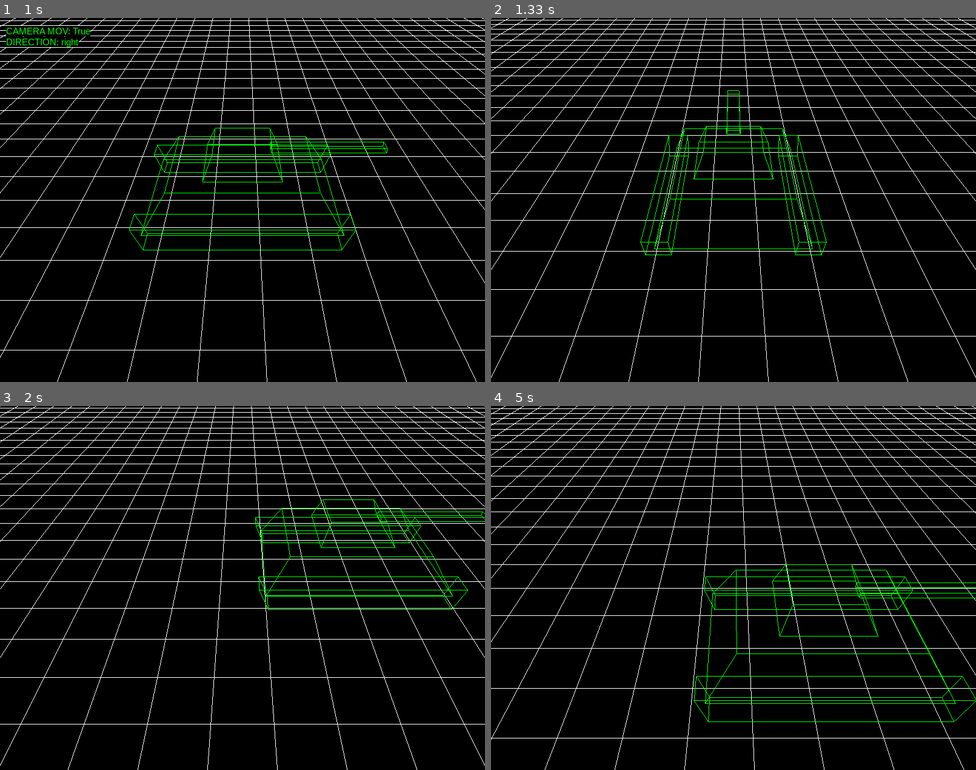
Above: before the commit, frames 1-4 (two rows, left to right).
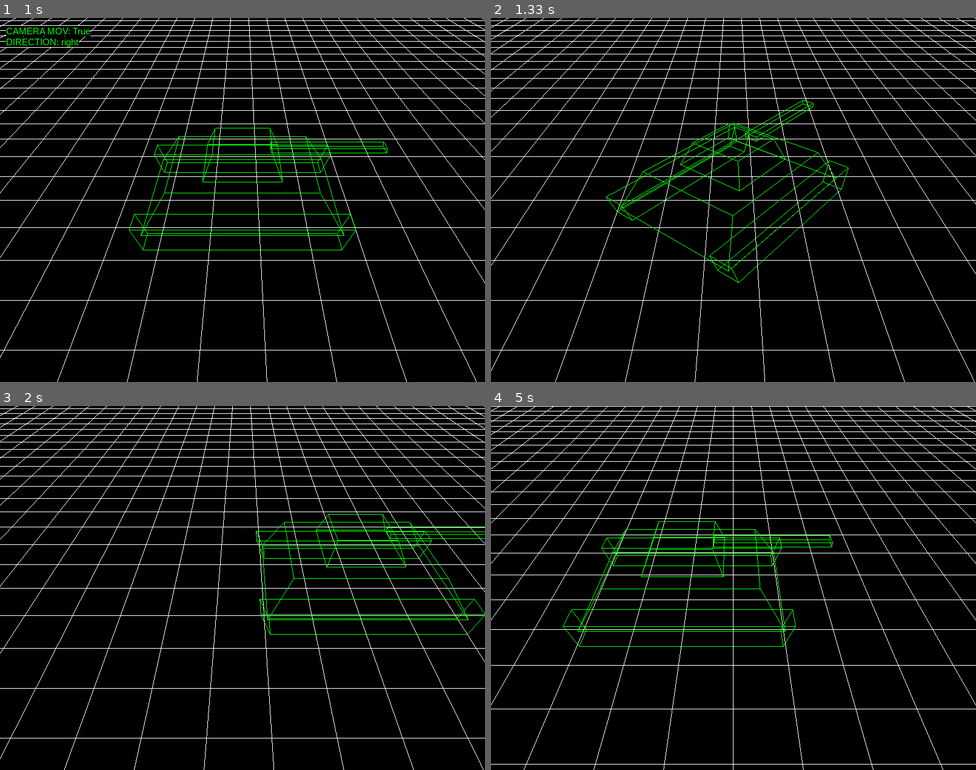
Above: after the commit, the same moments.

Repository: antonioam82/tank_controller
Game: pygame game, started from tank_demo_0.py
Two runs of this game, one before a commit and one after it. Both use one fixed random seed, a clock stepped at 60 frames per second and the inputs below.
Inputs:
- Up to frame 1 (1 s): tap Y at 0.33 s; hold Right from 0.67 s (still down)
- Up to frame 2 (1.33 s): release Right at 1.13 s; hold Up from 1.17 s (still down); tap J at 1.23 s; tap S at 1.32 s
- Up to frame 3 (2 s): release Up at 1.47 s; hold Right 1.5-1.97 s; tap J at 1.57, 1.87 s
- Up to frame 4 (5 s): hold Left 2-2.53 s; tap J at 2.07, 2.37, 2.63, 2.97, 3.27, 3.4, 3.8, 4.1, 4.47, 4.87 s; tap V at 2.15, 3.48, 4.95 s; hold Down 2.57-2.87 s; tap S at 2.72, 3.88 s; hold Left 2.9-3.3 s; hold Up 3.33-3.7 s; hold Right 3.73-4.37 s; hold Down 4.4-4.77 s; hold Left from 4.8 s (still down)

Frame 1 is identical in both runs. In frame 2, 12% of the frame differs, in the area x 0-100%, y 0-100%; in frame 3, 12%; in frame 4, 13%.

Commit message:
Primera prueba de giro para cambio de direccion 'back' -> 'front'

Diff:
--- a/tank_demo_0.py
+++ b/tank_demo_0.py
@@ -152,6 +152,8 @@
     sc_y = 0.0
 
     hide_text = False
+    dest_model_angle = 0.0
+    rotating = False
 
     stop_camera = False
     last_cam_pos_x = last_cam_pos_z = 0.0
@@ -172,9 +174,10 @@
                     running = False
 
                 elif e.key == K_UP:
-                    grid_mov_z = 0.05
-                    grid_mov_x = 0.0
-                    model_angle = 180
+                    rotating = True
+                    #grid_mov_z = 0.05
+                    #grid_mov_x = 0.0
+                    dest_model_angle = 180
                     direction = 'front'
 
                 elif e.key == K_DOWN:
@@ -281,6 +284,19 @@
             last_cam_pos_x = x
             last_cam_pos_z = z
 
+        # -----------------GIRO CAMBIO---------------- #
+        if rotating:
+            grid_mov_z = 0.0
+            grid_mov_x = 0.0
+            if model_angle < dest_model_angle:
+                model_angle += 3.0
+            else:
+                grid_mov_z = 0.05
+                grid_mov_x = 0.0
+                rotating = False
+        # -------------------------------------------- #
+
+
         # ===== LIMITAR MOVIMIEMTO DENTRO DEL GRID =====
         if x - 2 < (-grid_size - 0.1) or x + 2 > (grid_size + 0.1):
             grid_mov_x = 0.0
